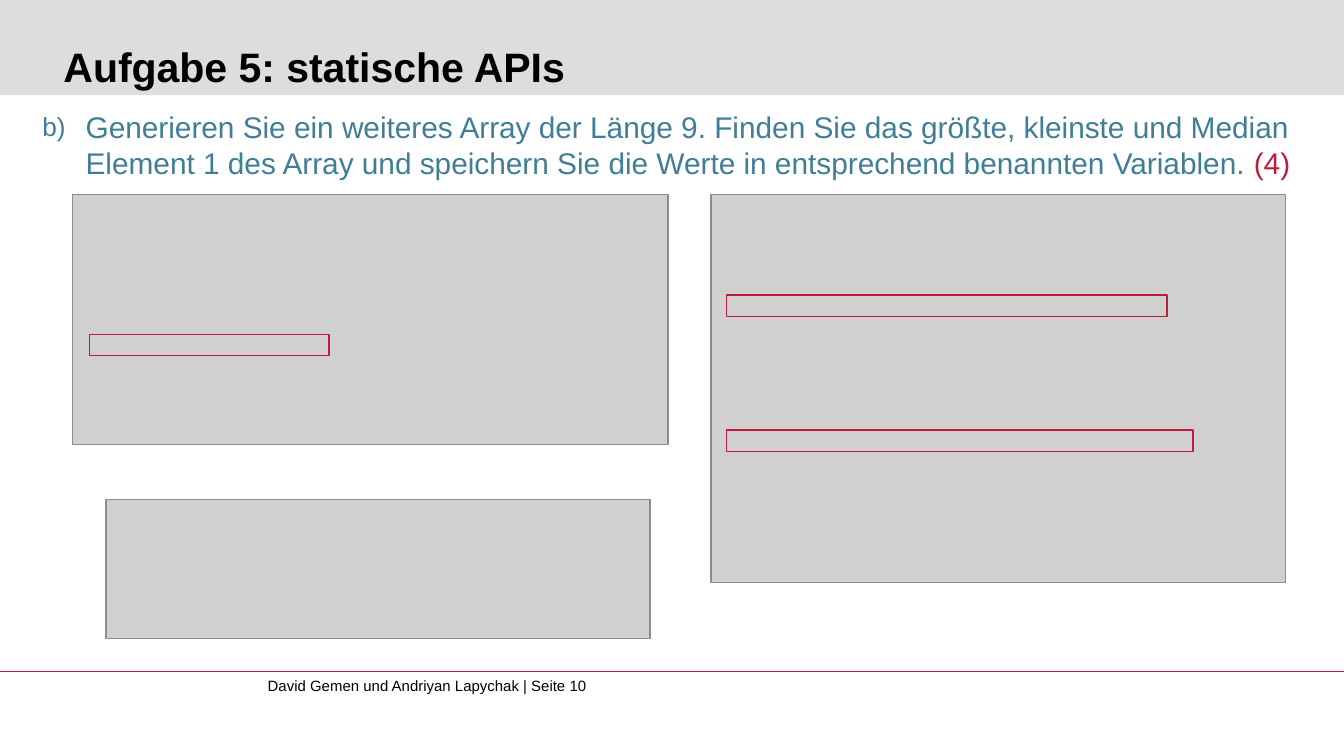
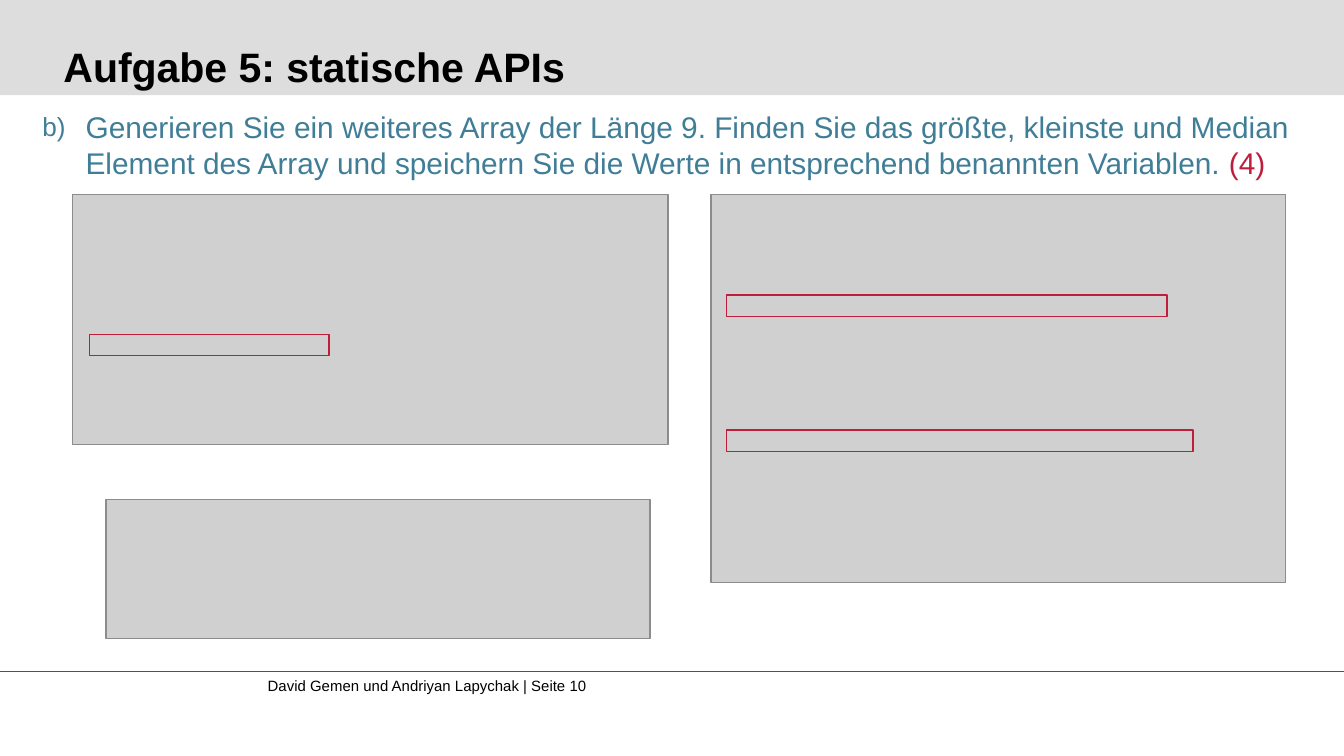
Before and after one commit to gemdav/Programmieren-1-Tutorium, a slide deck: slide 10 of slides/13 _exam_preparation_2.pptx. Drawn at 1344x756 pixels with LibreOffice and Linux fonts; fonts in the diff are those of the drawing; grey boxes stand for pictures; background and template pictures are left out. Boxes give left, top, right and bottom in pixels: in the first picture for what was removed or moved away, otherwise in the second. Text is boxed around its words. In the diff, an @@ line names an element or a change of style, - is before the commit and + after.

Commit message:
slides update

```diff
--- a/slides/13 _exam_preparation_2.pptx
+++ b/slides/13 _exam_preparation_2.pptx
@@ text at box(86, 116, 1289, 179): text changed @@
-Generieren Sie ein weiteres Array der Länge 9. Finden Sie das größte, kleinste und Median Element 1 des Array und speichern Sie die Werte in entsprechend benannten Variablen. (4)
+Generieren Sie ein weiteres Array der Länge 9. Finden Sie das größte, kleinste und Median Element des Array und speichern Sie die Werte in entsprechend benannten Variablen. (4)
```
Also in this commit, not shown: 1 other slide changed, 1 other file.
